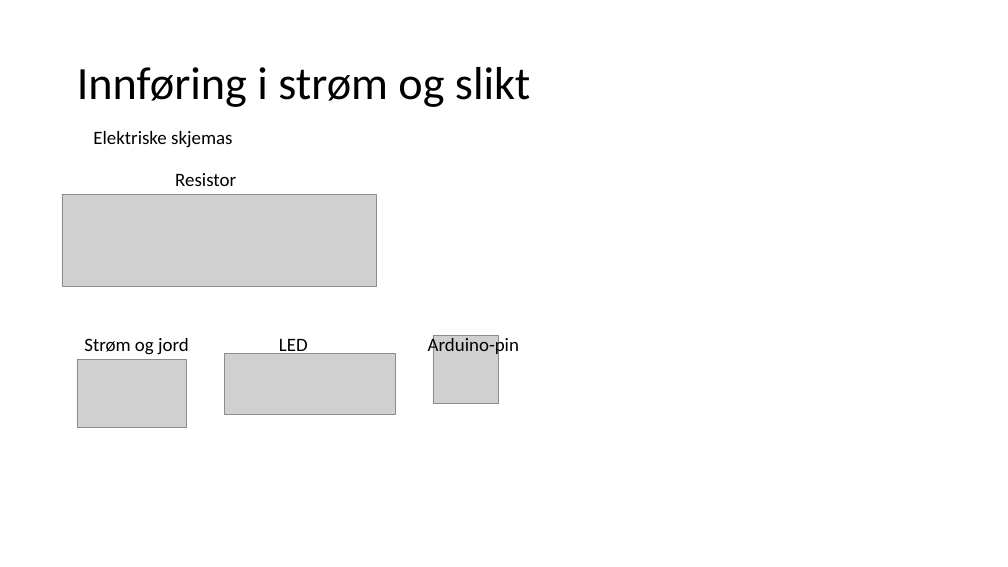
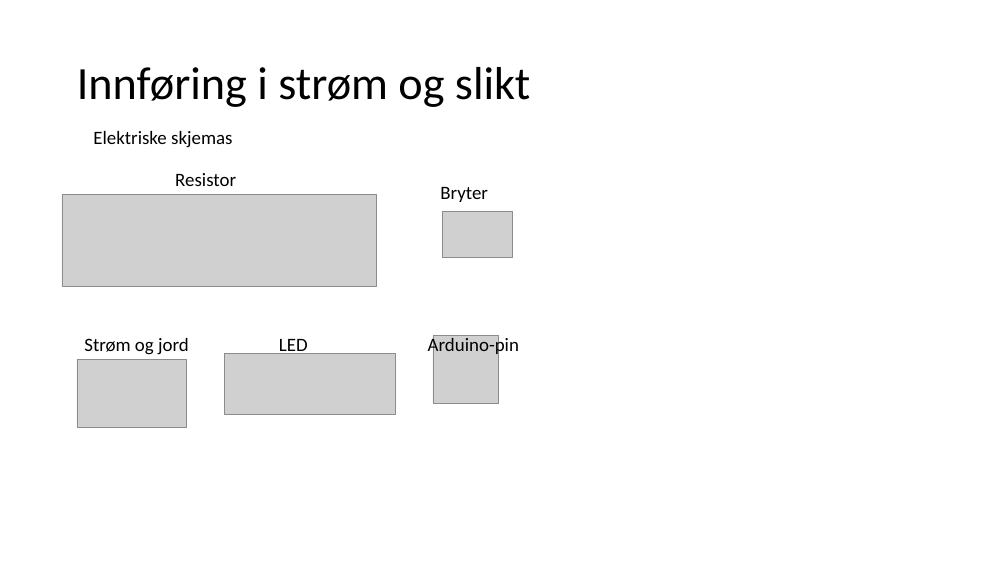
Before and after one commit to Sonat-Consulting/IoT, a slide deck: slide 12 of presentasjoner/Grunnkurs elektro.pptx (slide 16 before the commit). Drawn at 1008x567 pixels with LibreOffice and Linux fonts; fonts in the diff are those of the drawing; grey boxes stand for pictures. Boxes give left, top, right and bottom in pixels: in the first picture for what was removed or moved away, otherwise in the second. Text is boxed around its words. In the diff, an @@ line names an element or a change of style, - is before the commit and + after.

```diff
--- a/presentasjoner/Grunnkurs elektro.pptx
+++ b/presentasjoner/Grunnkurs elektro.pptx
@@ text added at (x1=440, y1=187, x2=488, y2=202), 18 pt, text #000000 @@
+Bryter
@@ picture added at (x1=443, y1=211, x2=513, y2=257) @@
```
Also in this commit, not shown: 1 other slide changed, 6 slides added, 4 slides removed.
